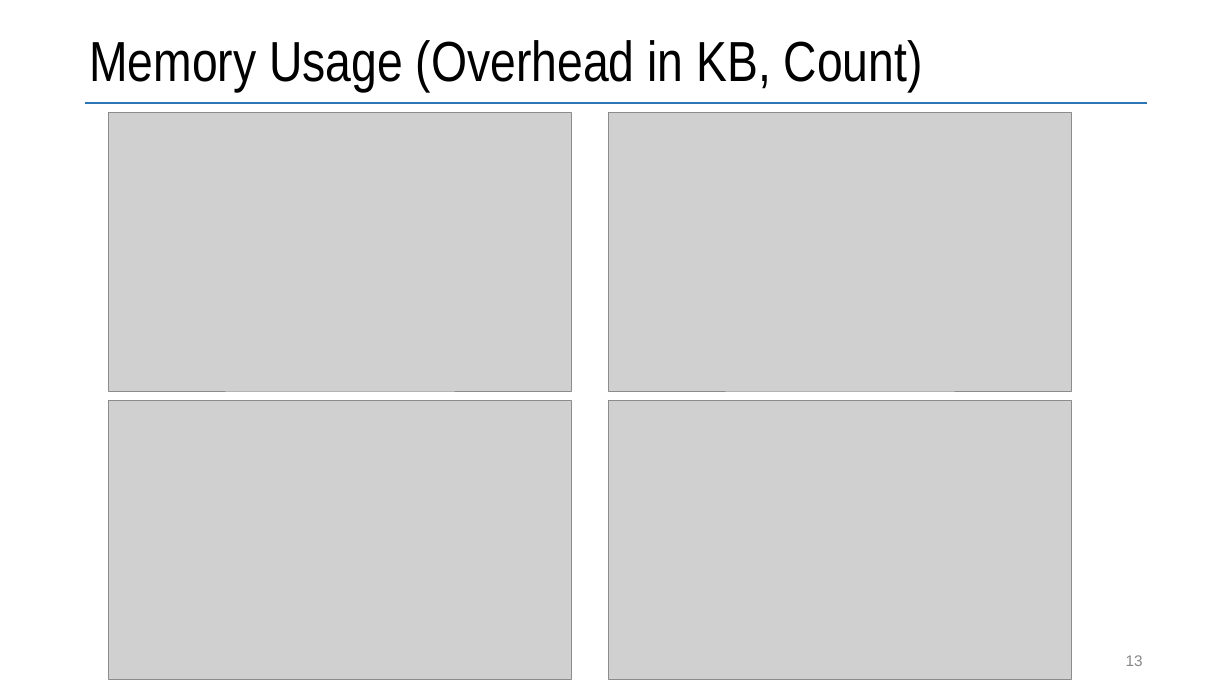
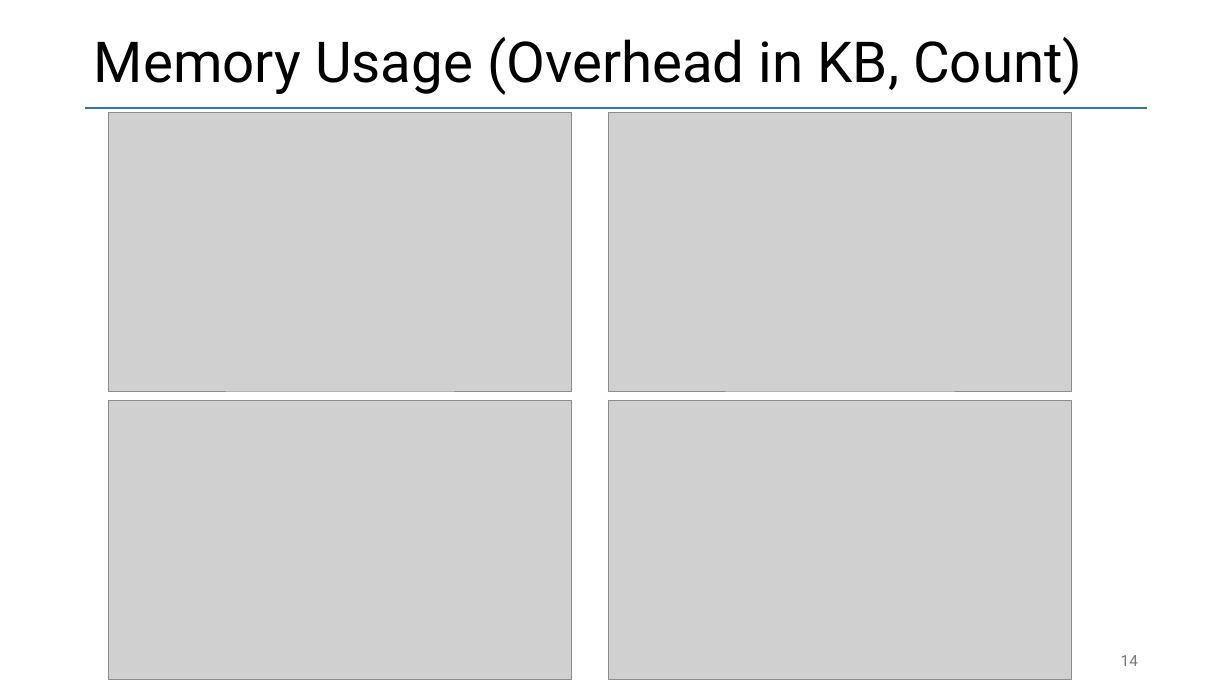
Before and after one commit to vmzakharov/refactor-to-ec-remake, a slide deck: slide 14 of RefactorToEcIntro.pptx (slide 13 before the commit). Drawn at 1232x693 pixels with LibreOffice and Linux fonts; fonts in the diff are those of the drawing; grey boxes stand for pictures. Boxes give left, top, right and bottom in pixels: in the first picture for what was removed or moved away, otherwise in the second. Text is boxed around its words. In the diff, an @@ line names an element or a change of style, - is before the commit and + after.

```diff
--- a/RefactorToEcIntro.pptx
+++ b/RefactorToEcIntro.pptx
@@ title "Memory Usage (Overhead in KB, ..." at <box>94,37,1082,95</box>: font Arial Narrow to Roboto @@
@@ line moved from (85, 103) - (1148, 103) to (85, 107) - (1148, 107) @@
@@ page number added at <box>1121,655,1138,666</box>, 12 pt, text #797979 @@
+14
@@ page number removed at <box>1126,655,1143,666</box> @@
-13
```
Also in this commit, not shown: 15 other slides changed, 1 slide added, 1 other file.
